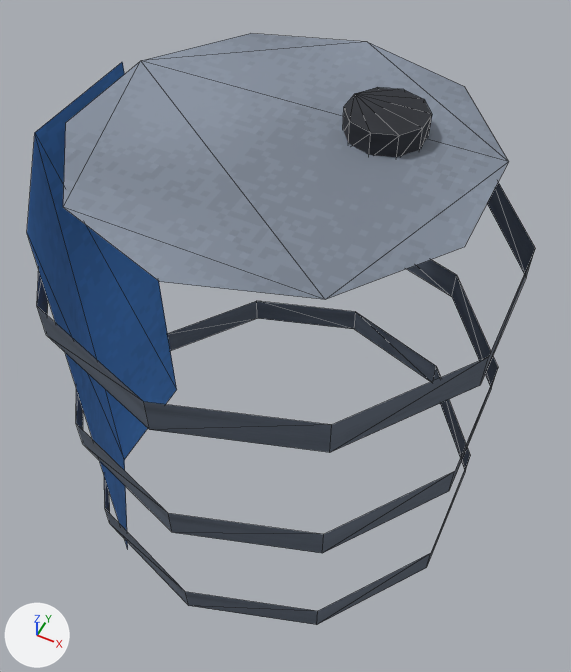
A saved change to the glTF model packages/client/public/models/props/prop_barrel_blue.glb.
Camera for both pictures: a 50 mm lens placed at (0.491, -0.965, 1.767), pointed at (0.001, 0.014, 0.543). Lighting does not change. The marker at lower left points along +X, +Y and +Z. The picture after the commit comes second. Mesh edges are drawn as thin lines. Vertices at exactly the same position are counted once.

The first picture shows 'prop_barrel_blue'.
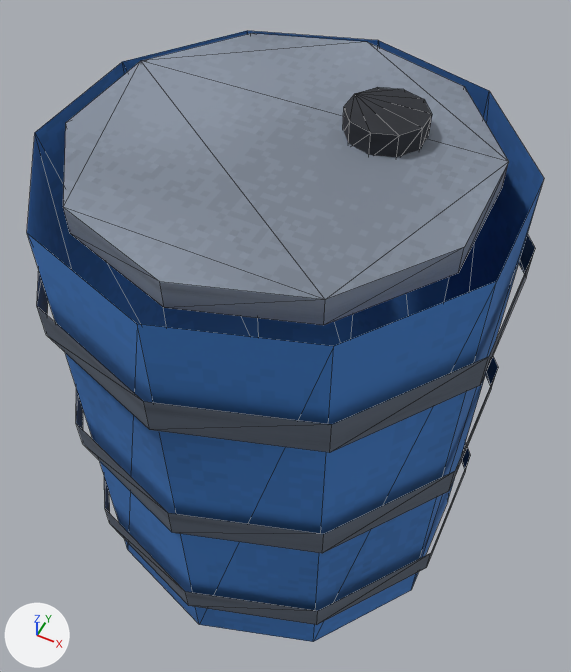
What differs and where, as boxes (x1, y1, x2, y2) in the pictures (571 x 672 px):
'prop_barrel_blue', reshaped: before (27, 33, 535, 625); after (27, 31, 544, 642)
part 1 of me_prop_barrel_blue, added (blue): after (27, 31, 544, 642)

Patch to the scene script:
```diff
--- a/packages/client/public/models/props/prop_barrel_blue.glb.py
+++ b/packages/client/public/models/props/prop_barrel_blue.glb.py
@@ me_prop_barrel_blue @@
 # used by ob_prop_barrel_blue; location = (0.0, 0.0, 0.0)
-me_prop_barrel_blue.from_pydata(...)  # 96 vertices, 100 faces; spans x -0.418..0.418, y -0.44..0.44, z 0.0..1.065
+me_prop_barrel_blue.from_pydata(...)  # 120 vertices, 144 faces; spans x -0.418..0.418, y -0.44..0.44, z 0.0..1.065
+# me_prop_barrel_blue part 1
+# 7 vertices are added at x -0.247..0.399, y -0.42..0.42, z 0.0
+# 10 new vertices lie (0.0, 0.0, -0.05) away from vertices in x -0.342..0.342, y -0.36..0.36, z 1.025
+# 7 new vertices lie (0.0, 0.0, 1.0) away from vertices in x -0.247..0.399, y -0.42..0.42, z 0.0
+# 44 new faces join them
 me_prop_barrel_blue.materials.append(mat_wrh_fixed)
```
